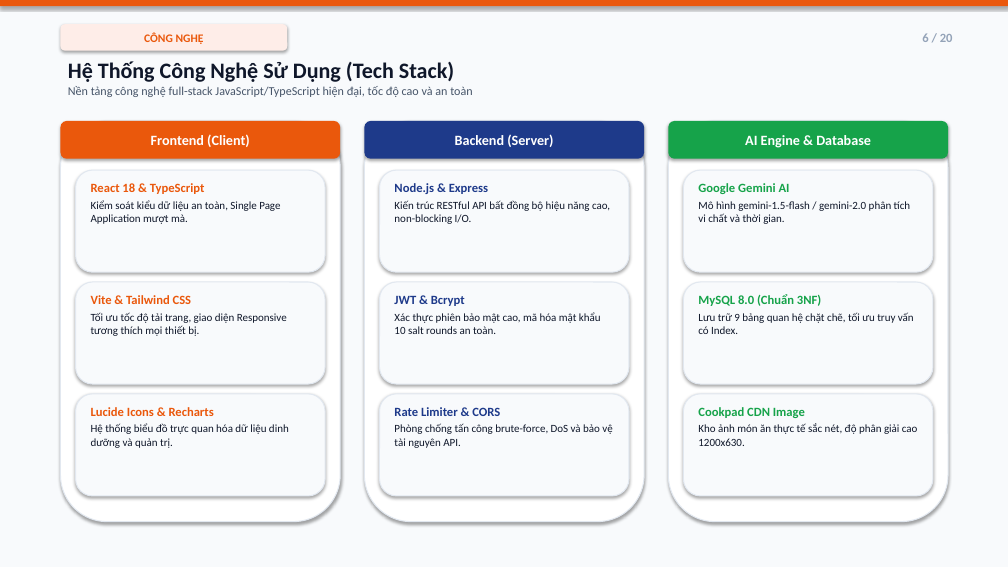
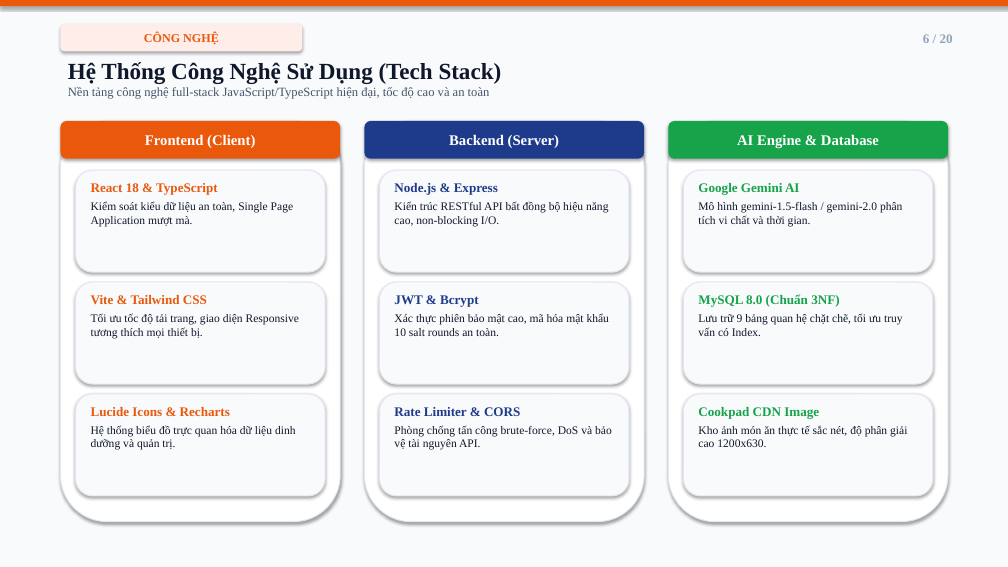
Before and after one commit to T-glonk/DoAnTriTueNhanTao, a slide deck: slide 6 of FoodAI_Slide_Thuyet_Trinh_20_Slides.pptx. Drawn at 1008x567 pixels with LibreOffice and Linux fonts; fonts in the diff are those of the drawing. Boxes give left, top, right and bottom in pixels: in the first picture for what was removed or moved away, otherwise in the second. Text is boxed around its words. In the diff, an @@ line names an element or a change of style, - is before the commit and + after.

```diff
--- a/FoodAI_Slide_Thuyet_Trinh_20_Slides.pptx
+++ b/FoodAI_Slide_Thuyet_Trinh_20_Slides.pptx
@@ rounded rectangle "CÔNG NGHỆ": place and size @@
-rounded rectangle "CÔNG NGHỆ" at [60,24,287,51]
+rounded rectangle "CÔNG NGHỆ" at [60,24,302,51]
@@ rounded rectangle "CÔNG NGHỆ" at [60,24,302,51]: size 11 to 11.5 pt, font Calibri to Times New Roman @@
@@ text "6 / 20" at [923,34,953,43]: size 12 to 12.5 pt, font Calibri to Times New Roman @@
@@ text "Hệ Thống Công Nghệ Sử ..." at [68,62,502,99]: size 21 to 22 pt in "Hệ Thống Công Nghệ Sử Dụng (Tech ..."; font Calibri to Times New Roman; size 11.5 to 12 pt in "Nền tảng công nghệ full-stack JavaScript/TypeScript hiện ..." @@
@@ size 13.5 to 14 pt, font Calibri to Times New Roman in 3 elements at [60,121,340,159], [364,121,644,159], [668,121,948,159] @@
@@ text "React 18 & TypeScript" at [91,183,293,227]: size 12 to 12.5 pt in "React 18 & TypeScript"; font Calibri to Times New Roman; size 10.5 to 11 pt in "Kiểm soát kiểu dữ liệu an toàn, ..." @@
@@ text "Node.js & Express" at [394,183,608,227]: size 12 to 12.5 pt in "Node.js & Express"; font Calibri to Times New Roman; size 10.5 to 11 pt in "Kiến trúc RESTful API bất đồng bộ ..." @@
@@ text "Google Gemini AI" at [698,183,902,227]: size 12 to 12.5 pt in "Google Gemini AI"; font Calibri to Times New Roman; size 10.5 to 11 pt in "Mô hình gemini-1.5-flash / gemini-2.0 phân tích ..." @@
@@ text "Vite & Tailwind CSS" at [91,295,299,339]: size 12 to 12.5 pt in "Vite & Tailwind CSS"; font Calibri to Times New Roman; size 10.5 to 11 pt in "Tối ưu tốc độ tải trang, giao ..." @@
@@ text "JWT & Bcrypt" at [394,295,610,336]: size 12 to 12.5 pt in "JWT & Bcrypt"; font Calibri to Times New Roman; size 10.5 to 11 pt in "Xác thực phiên bảo mật cao, mã ..." @@
@@ text "MySQL 8.0 (Chuẩn 3NF)" at [698,294,903,336]: size 12 to 12.5 pt in "MySQL 8.0 (Chuẩn 3NF)"; font Calibri to Times New Roman; size 10.5 to 11 pt in "Lưu trữ 9 bảng quan hệ chặt ..." @@
@@ text "Lucide Icons & Recharts" at [91,407,296,450]: size 12 to 12.5 pt in "Lucide Icons & Recharts"; font Calibri to Times New Roman; size 10.5 to 11 pt in "Hệ thống biểu đồ trực quan hóa ..." @@
@@ text "Rate Limiter & CORS" at [394,407,612,450]: size 12 to 12.5 pt in "Rate Limiter & CORS"; font Calibri to Times New Roman; size 10.5 to 11 pt in "Phòng chống tấn công brute-force, DoS và ..." @@
@@ text "Cookpad CDN Image" at [698,407,907,447]: size 12 to 12.5 pt in "Cookpad CDN Image"; font Calibri to Times New Roman; size 10.5 to 11 pt in "Kho ảnh món ăn thực tế sắc ..." @@
```
Also in this commit, not shown: 19 other slides changed, 1 other file.
